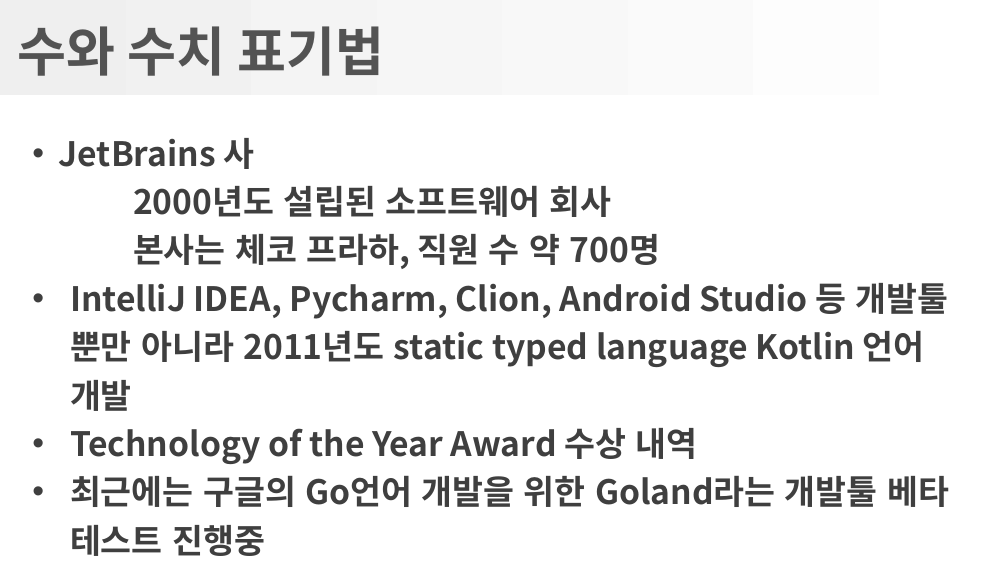
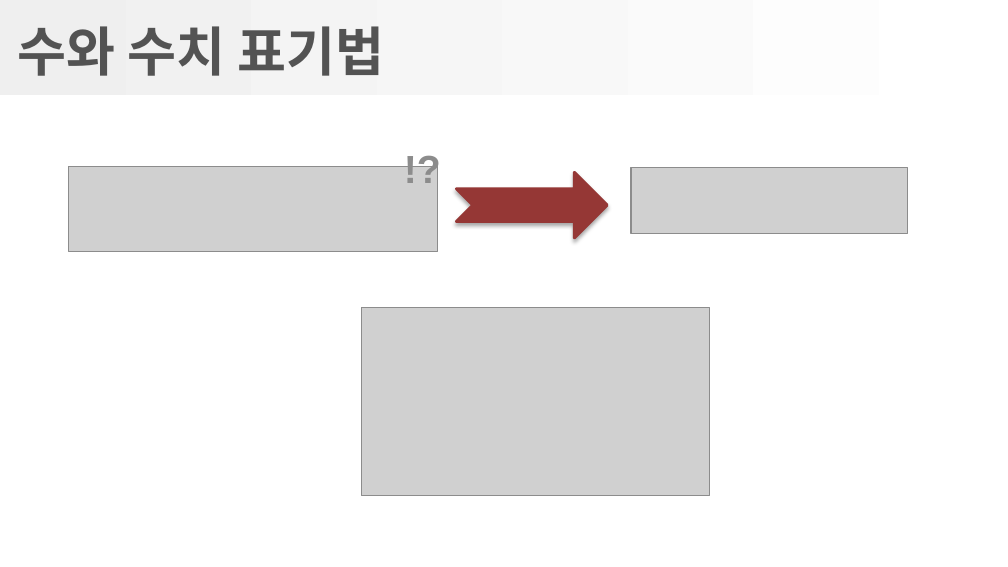
Before and after one commit to gatherKnowledge/Presentation, a slide deck: slide 6 of Kotlin/Kotlin.pptx. Drawn at 1008x567 pixels with LibreOffice and Linux fonts; fonts in the diff are those of the drawing; grey boxes stand for pictures; background and template pictures are left out. Boxes give left, top, right and bottom in pixels: in the first picture for what was removed or moved away, otherwise in the second. Text is boxed around its words. In the diff, an @@ line names an element or a change of style, - is before the commit and + after.

```diff
--- a/Kotlin/Kotlin.pptx
+++ b/Kotlin/Kotlin.pptx
@@ text removed at bbox=[59, 138, 949, 556] @@
-• JetBrains 사
-2000년도 설립된 소프트웨어 회사
-본사는 체코 프라하, 직원 수 약 700명
-• IntelliJ IDEA, Pycharm, Clion, Android Studio 등 개발툴 뿐만 아니라 2011년도 static typed language Kotlin 언어 개발
-• Technology of the Year Award 수상 내역
-• 최근에는 구글의 Go언어 개발을 위한 Goland라는 개발툴 베타 테스트 진행중
@@ text added at bbox=[394, 129, 458, 191], 28 pt, text #8C8C8C, bold @@
+!?
@@ picture added at bbox=[69, 166, 437, 252] @@
@@ notched right arrow added at bbox=[457, 172, 608, 238], fill #953735, outline #953735 2 pt @@
@@ picture added at bbox=[631, 167, 907, 233] @@
@@ picture added at bbox=[361, 307, 710, 496] @@
```
Also in this commit, not shown: 6 other slides changed, 11 slides added, 2 slides removed, 1 other file.
